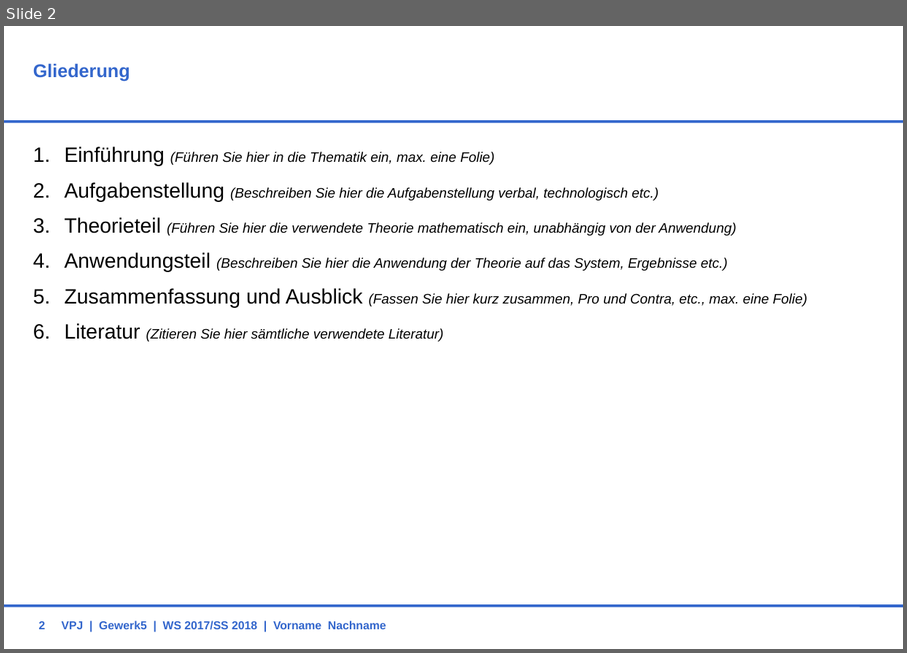
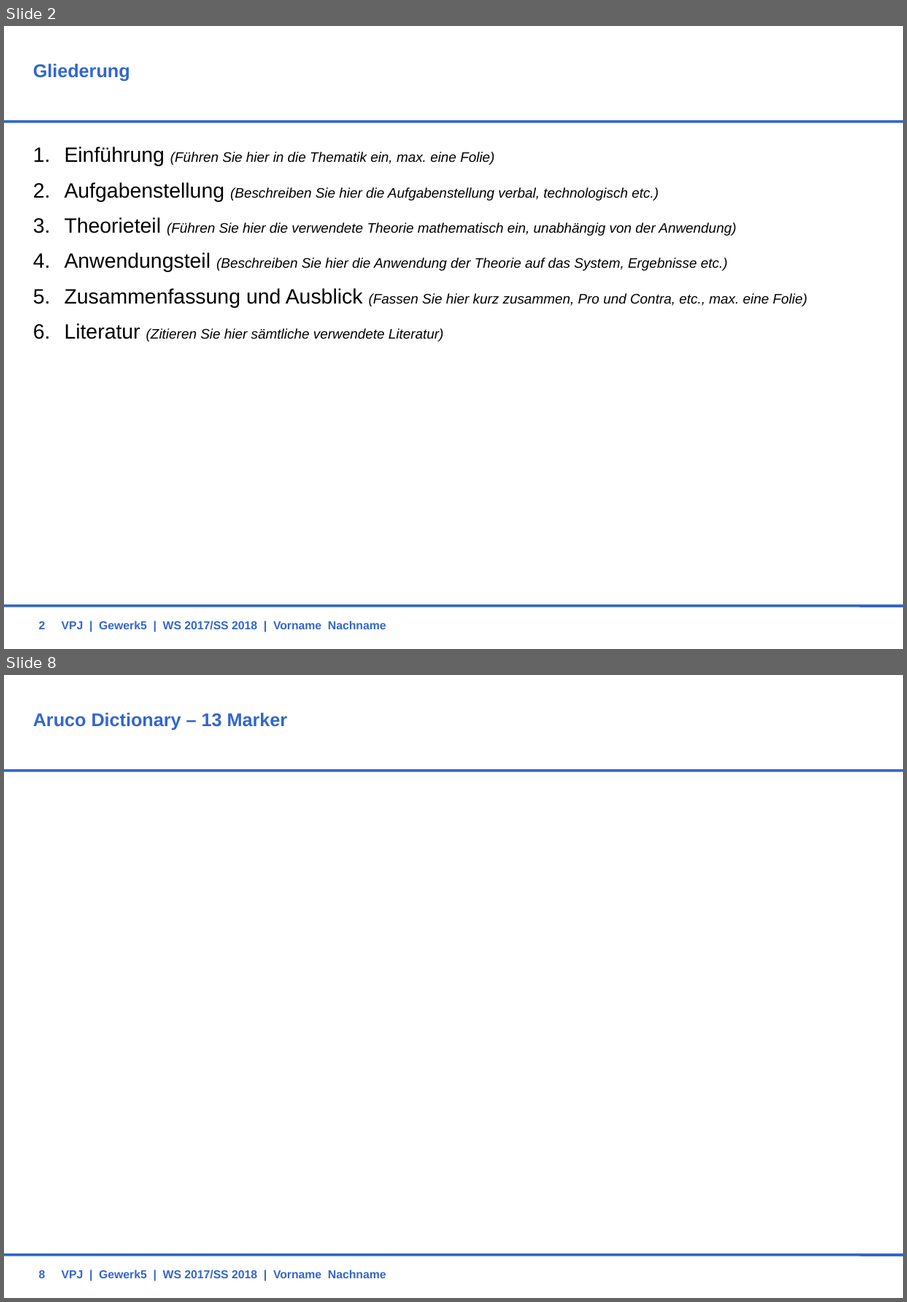
Before and after one commit to BBRUSS/VPJW17G5, a slide deck: 11_Orga/PräsentationAbgabe0305.ppt. Shown one above the other, each under a label of ours: slide 2 before the commit, slides 2 and 8 after it; the slides between them are not shown. The pictures are 907x653 and 907x1302 pixels, drawn with LibreOffice and Linux fonts; fonts in the diff are those of the drawing; background and template pictures are left out. Boxes give left, top, right and bottom in pixels: in the first picture for what was removed or moved away, otherwise in the second. Text is boxed around its words. In the diff, an @@ line names an element or a change of style, - is before the commit and + after.

```diff
--- a/11_Orga/PräsentationAbgabe0305.ppt
+++ b/11_Orga/PräsentationAbgabe0305.ppt
@@ slide 8 added at <box>4,675,903,1298</box>, background picture (left out); not listed: 2 template elements that a slide beside it also shows @@
@@ title added at <box>33,712,288,730</box>, 16 pt, text #3366CC, bold @@
+Aruco Dictionary – 13 Marker
@@ page number added at <box>39,1270,46,1278</box>, 10 pt, text #3366CC, bold @@
+8
@@ text added at <box>62,1269,387,1279</box>, 10 pt, text #3366CC, bold @@
+VPJ | Gewerk5 | WS 2017/SS 2018 | Vorname Nachname
```
Also in this commit, not shown: 18 other slides added, 21 other files.
